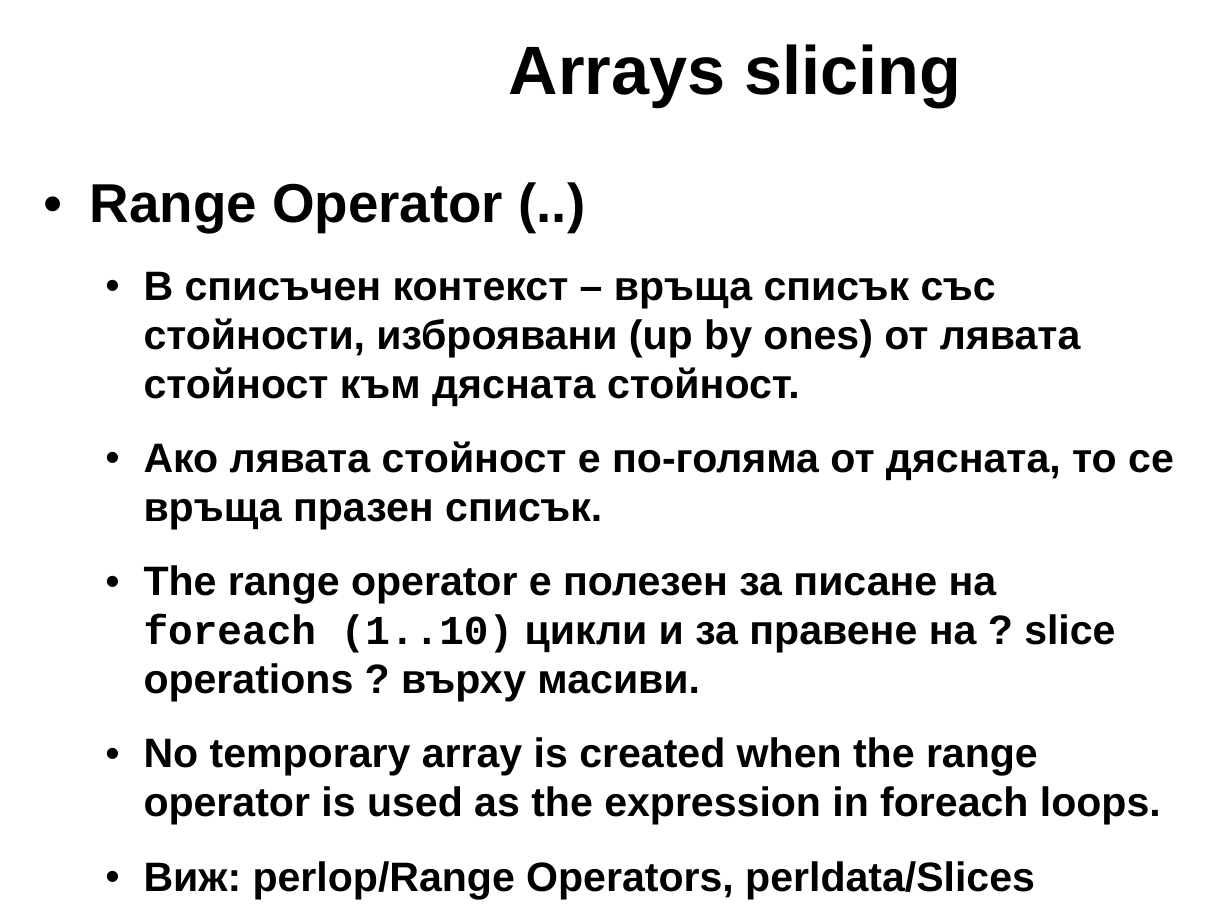
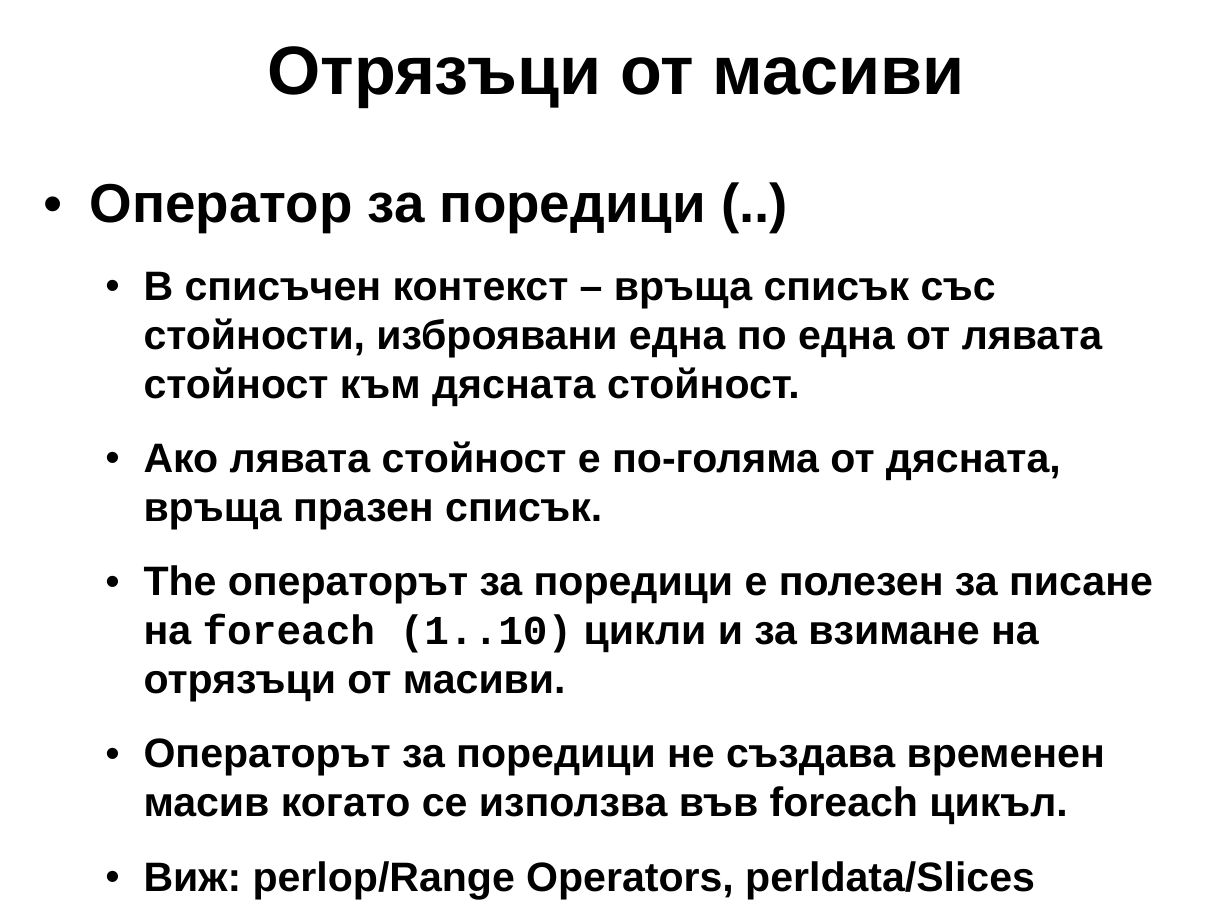
Before and after one commit to kberov/PerlProgrammingCourse, a slide deck: slide 23 of 03_list_and_arrays_bg.odp. Drawn at 1232x924 pixels with LibreOffice and Linux fonts; fonts in the diff are those of the drawing; background and template pictures are left out. Boxes give left, top, right and bottom in pixels: in the first picture for what was removed or moved away, otherwise in the second. Text is boxed around its words. In the diff, an @@ line names an element or a change of style, - is before the commit and + after.

Commit message:
списъци и масиви

```diff
--- a/03_list_and_arrays_bg.odp
+++ b/03_list_and_arrays_bg.odp
@@ title added at (267, 46, 965, 107), 40 pt, text #000000, bold @@
+Отрязъци от масиви
@@ title removed at (509, 44, 960, 107) @@
-Arrays slicing
@@ text at (90, 183, 1153, 825): text changed @@
-• Range Operator (..)
-  • В списъчен контекст – връща списък със стойности, изброявани (up by ones) от лявата стойност към дясната стойност.
-  • Ако лявата стойност е по-голяма от дясната, то се връща празен списък.
-  • The range operator е полезен за писане на
-    foreach (1..10) цикли и за правене на ? slice operations ? върху масиви.
-  • No temporary array is created when the range operator is used as the expression in foreach loops.
+• Оператор за поредици (..)
+  • В списъчен контекст – връща списък със стойности, изброявани една по една от лявата стойност към дясната стойност.
+  • Ако лявата стойност е по-голяма от дясната, връща празен списък.
+  • The операторът за поредици е полезен за писане на foreach (1..10) цикли и за взимане на отрязъци от масиви.
+  • Операторът за поредици не създава временен масив когато се използва във foreach цикъл.
```
Also in this commit, not shown: 25 other slides changed, 1 other file.
